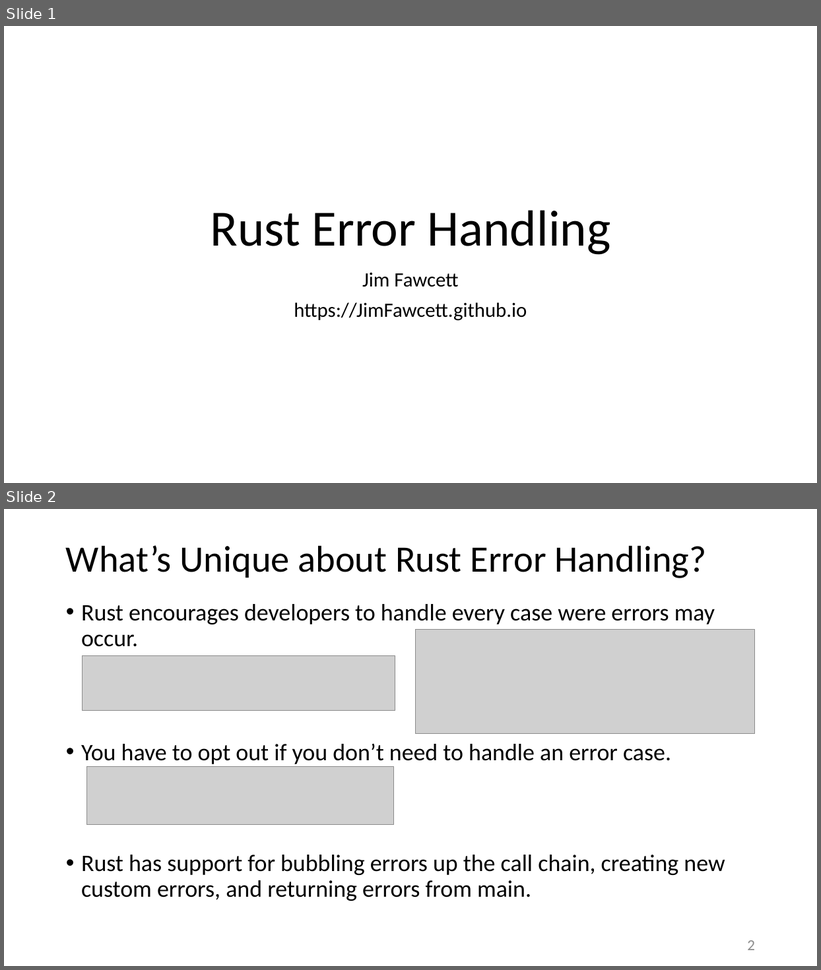
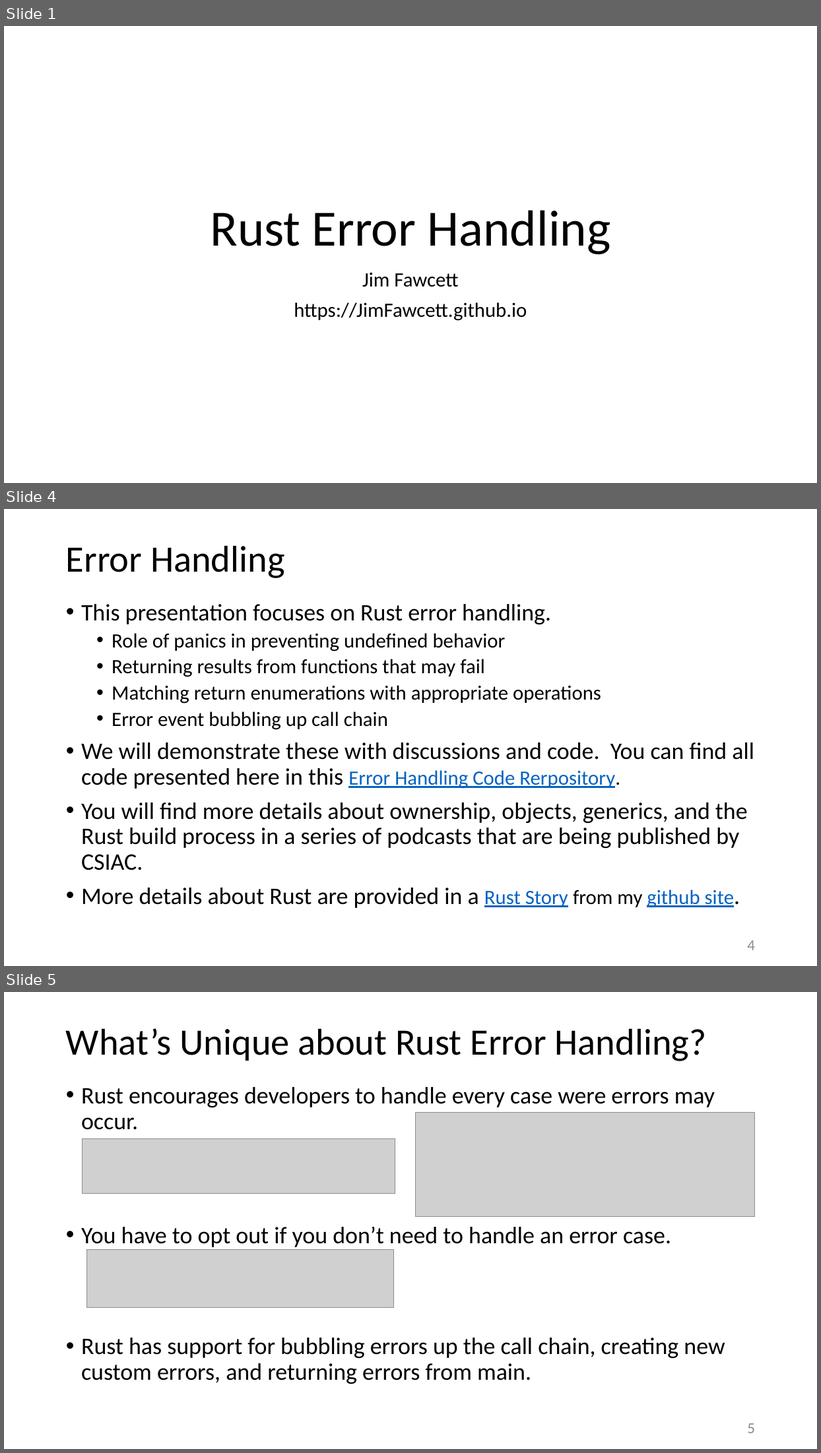
Before and after one commit to JimFawcett/JimFawcett.github.io, a slide deck: Resources/RustErrorHandling.pptx. Shown one above the other, each under a label of ours: slides 1 and 2 before the commit, slides 1, 4 and 5 after it; the slides between them are not shown. The pictures are 821x970 and 821x1453 pixels, drawn with LibreOffice and Linux fonts; fonts in the diff are those of the drawing; grey boxes stand for pictures. Boxes give left, top, right and bottom in pixels: in the first picture for what was removed or moved away, otherwise in the second. Text is boxed around its words. In the diff, an @@ line names an element or a change of style, - is before the commit and + after.

```diff
--- a/Resources/RustErrorHandling.pptx
+++ b/Resources/RustErrorHandling.pptx
@@ slide 4 added at box(4, 509, 817, 966), background #FFFFFF @@
@@ title added at box(66, 545, 285, 578), 44 pt, text #000000 @@
+Error Handling
@@ text added at box(81, 604, 754, 908), 28 pt, text #000000 @@
+• This presentation focuses on Rust error handling.
+  • Role of panics in preventing undefined behavior
+  • Returning results from functions that may fail
+  • Matching return enumerations with appropriate operations
+  • Error event bubbling up call chain
+• We will demonstrate these with discussions and code. You can find all code presented here in this Error Handling Code Rerpository.
+• You will find more details about ownership, objects, generics, and the Rust build process in a series of podcasts that are being published by CSIAC.
+• More details about Rust are provided in a Rust Story from my github site.
@@ page number added at box(747, 941, 755, 951), 18 pt, text #8C8C8C @@
+4
@@ what was slide 2 is now slide 5 @@
@@ page number at box(747, 1424, 755, 1434): text changed @@
-2
+5
```
Also in this commit, not shown: 2 other slides added, 1 other file.
